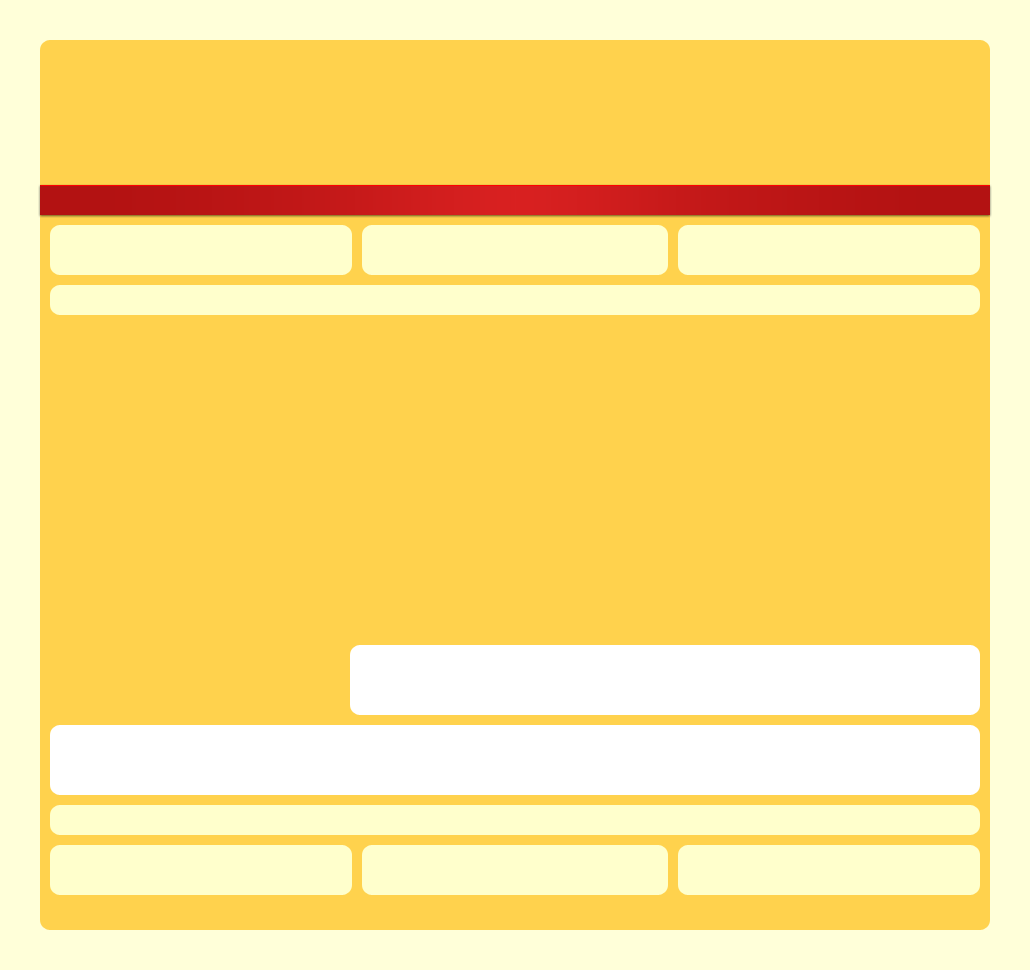
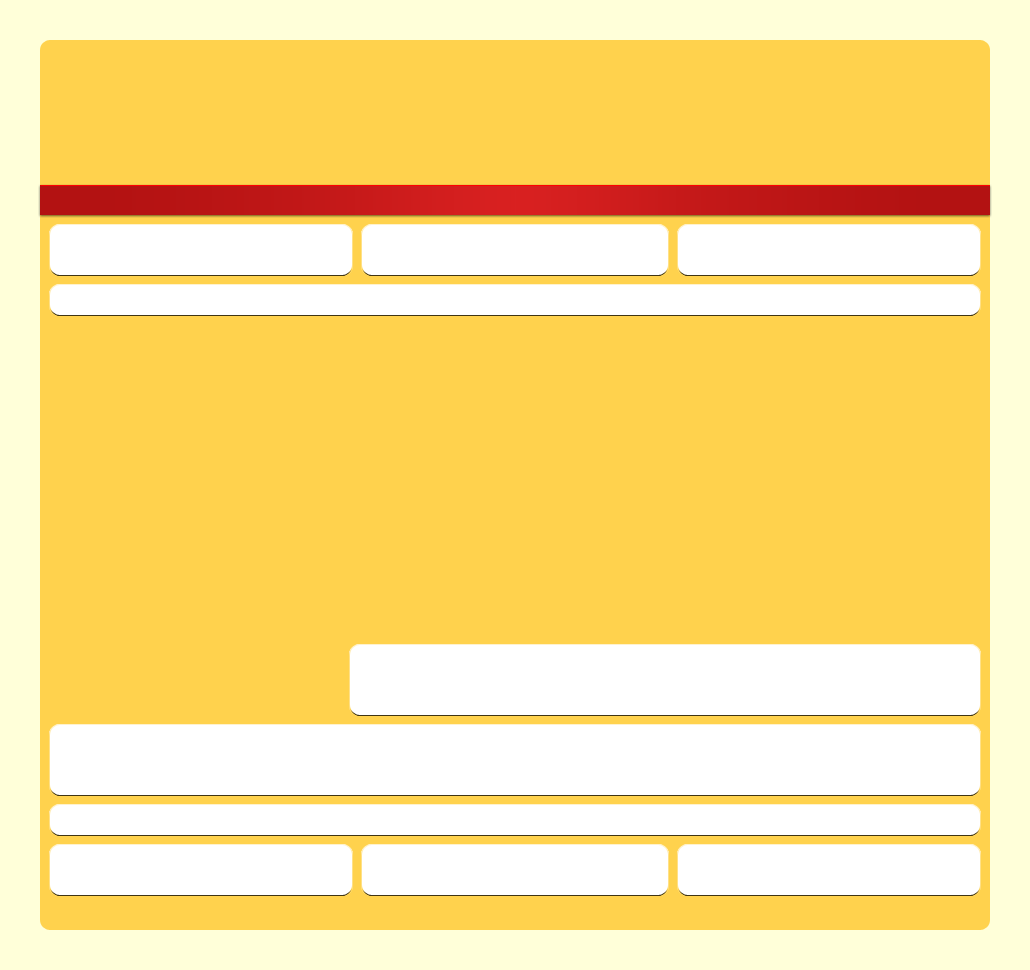
The second w=1030, h=970 image is a revision of the first. Changes to its layers:
pixels changed over (x1=49, y1=224, x2=981, y2=896) (layer not identified)
